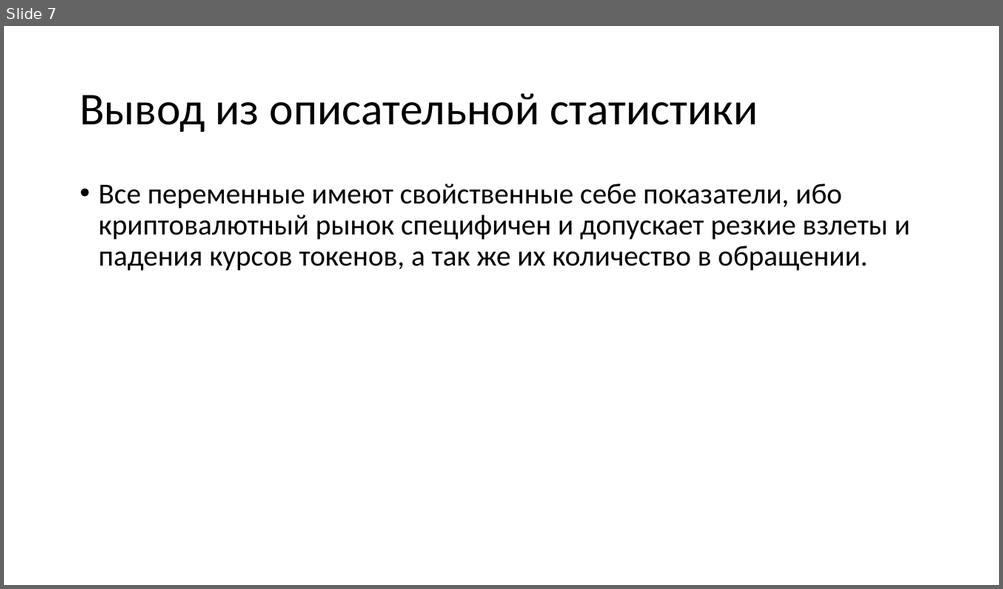
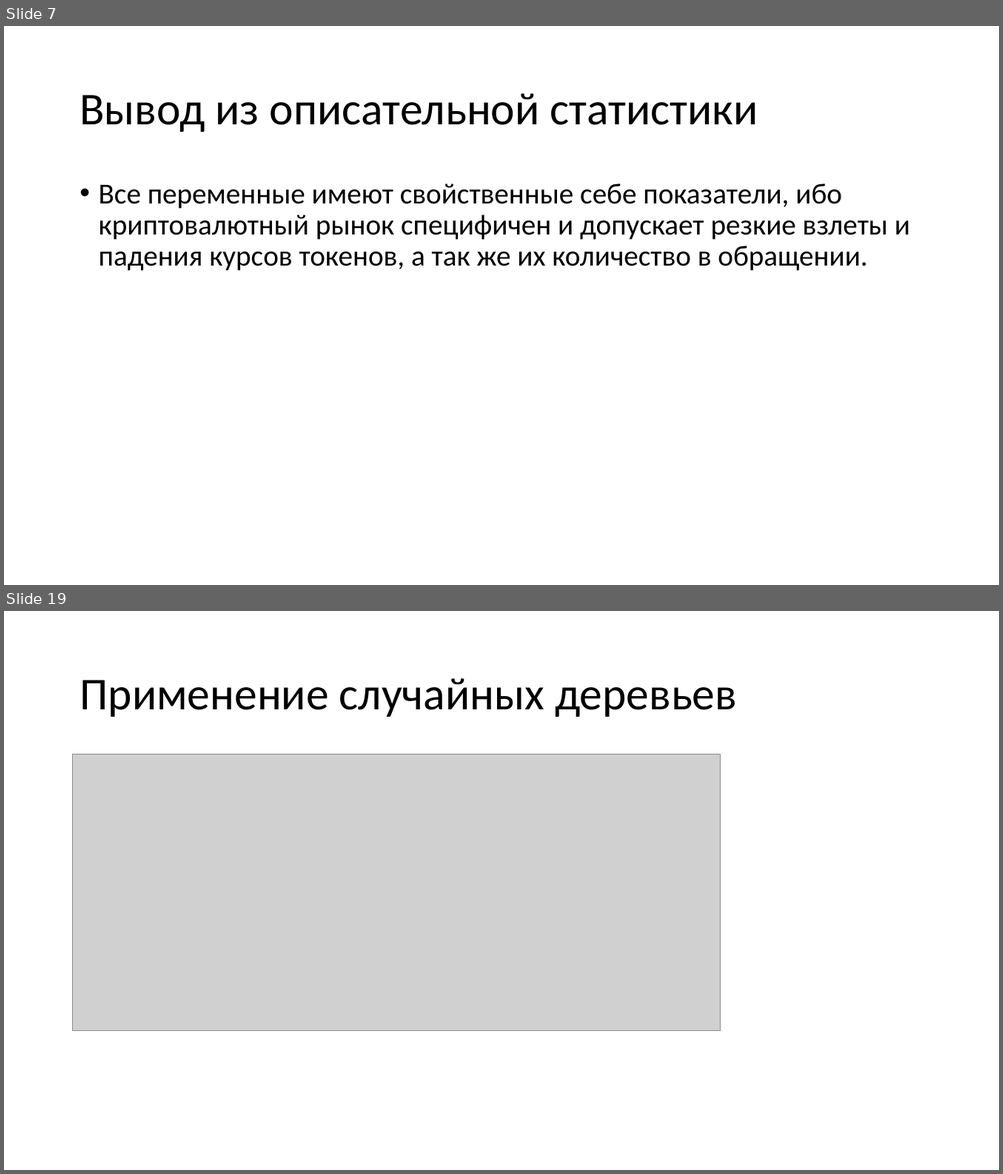
Before and after one commit to egorserdyuk/ASU-Datascience, a slide deck: Crypto/Анализ данных.pptx. Shown one above the other, each under a label of ours: slide 7 before the commit, slides 7 and 19 after it; the slides between them are not shown. The pictures are 1003x589 and 1003x1174 pixels, drawn with LibreOffice and Linux fonts; fonts in the diff are those of the drawing; grey boxes stand for pictures. Boxes give left, top, right and bottom in pixels: in the first picture for what was removed or moved away, otherwise in the second. Text is boxed around its words. In the diff, an @@ line names an element or a change of style, - is before the commit and + after.

```diff
--- a/Crypto/Анализ данных.pptx
+++ b/Crypto/Анализ данных.pptx
@@ slide 19 added at [4,611,999,1170], background #FFFFFF @@
@@ title added at [79,678,737,717], 44 pt, text #000000 @@
+Применение случайных деревьев
@@ picture added at [73,755,720,1031] @@
```
Also in this commit, not shown: 2 slides changed, 14 other slides added, 2 slides removed.
